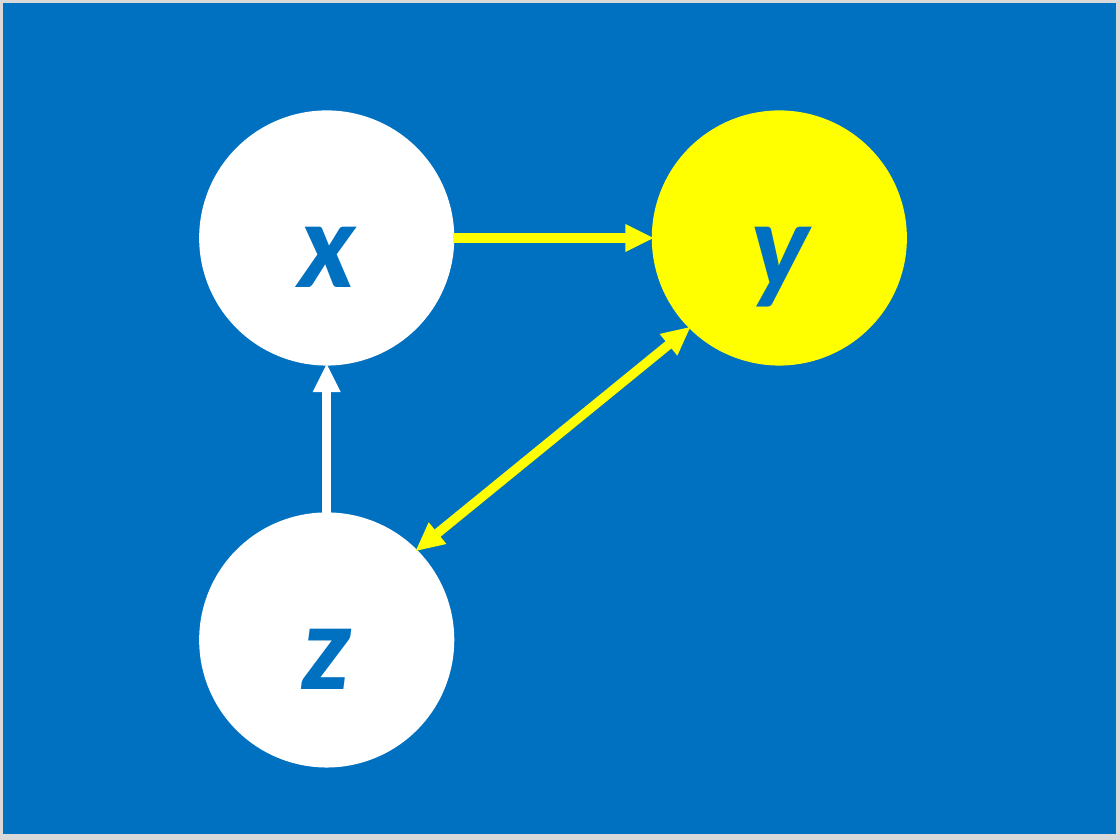
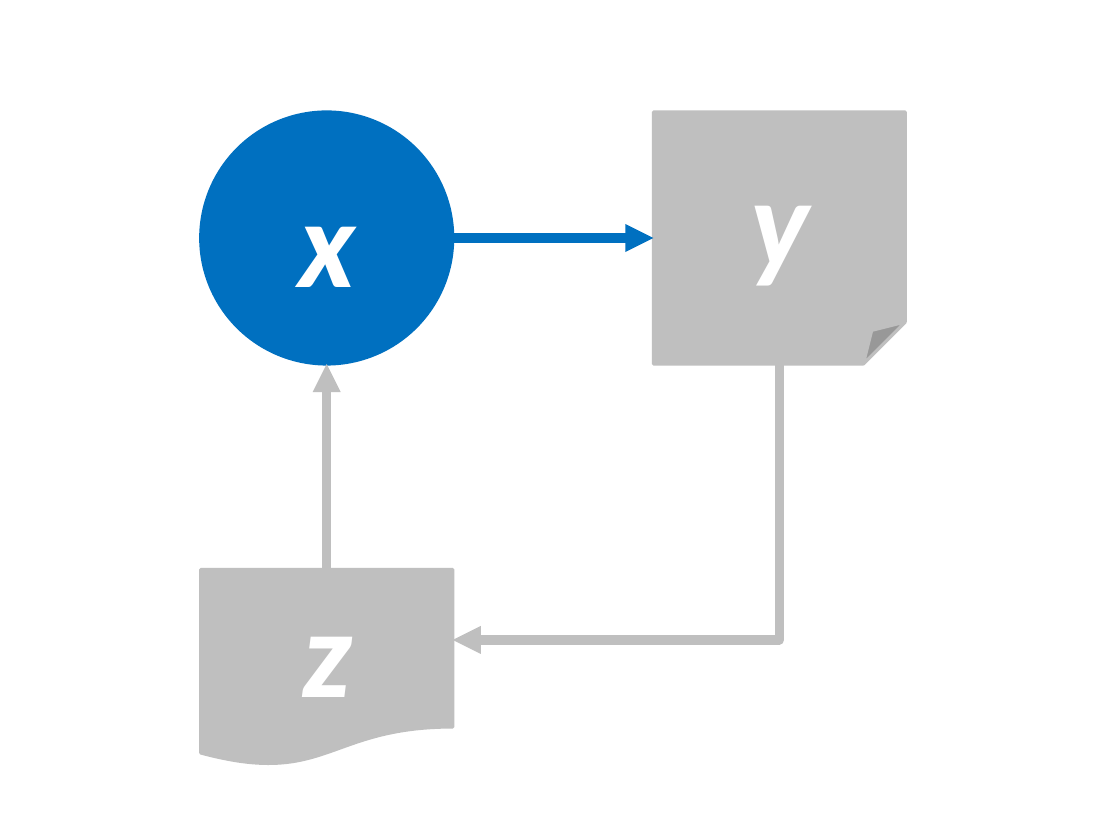
Before and after one commit to PowerPointLabs/PowerPointLabs, a slide deck: slide 18 of doc/Landing page image - after.pptx. Drawn at 1120x840 pixels with LibreOffice and Linux fonts; fonts in the diff are those of the drawing. Boxes give left, top, right and bottom in pixels: in the first picture for what was removed or moved away, otherwise in the second. Text is boxed around its words. In the diff, an @@ line names an element or a change of style, - is before the commit and + after.

```diff
--- a/doc/Landing page image - after.pptx
+++ b/doc/Landing page image - after.pptx
@@ background #0070C0 to #FFFFFF @@
@@ rectangle removed at (0, 0, 1120, 838) @@
@@ ellipse "x" at (200, 112, 452, 364): text colour #0070C0 to #FFFFFF; fill #FFFFFF to #0070C0; outline #FFFFFF 2 pt to #0070C0 2 pt @@
@@ folded corner "y" at (653, 112, 905, 364): text colour #0070C0 to #FFFFFF; ellipse to folded corner; fill #FFFF00 to #BFBFBF; outline #FFFF00 2 pt to #BFBFBF 2 pt @@
@@ arrow (452, 237) - (653, 237): stroke #FFFF00 6 pt to #0070C0 6 pt @@
@@ double arrow removed from (690, 327) to (416, 551) @@
@@ arrow moved from (327, 364) - (327, 514) to (327, 364) - (327, 569) @@
@@ arrow (327, 364) - (327, 569): stroke #FFFFFF 6 pt to #BFBFBF 6 pt @@
@@ elbow arrow added from (780, 364) to (452, 640), #BFBFBF 6 pt @@
@@ flow chart document "z": place and size @@
-flow chart document "z" at (200, 514, 452, 766)
+flow chart document "z" at (200, 569, 452, 766)
@@ flow chart document "z" at (200, 569, 452, 766): text colour #0070C0 to #FFFFFF; ellipse to flow chart document; fill #FFFFFF to #BFBFBF; outline #FFFFFF 2 pt to #BFBFBF 2 pt @@
```
Also in this commit, not shown: 20 other slides changed, 14 slides added, 10 slides removed, 1 other file.
